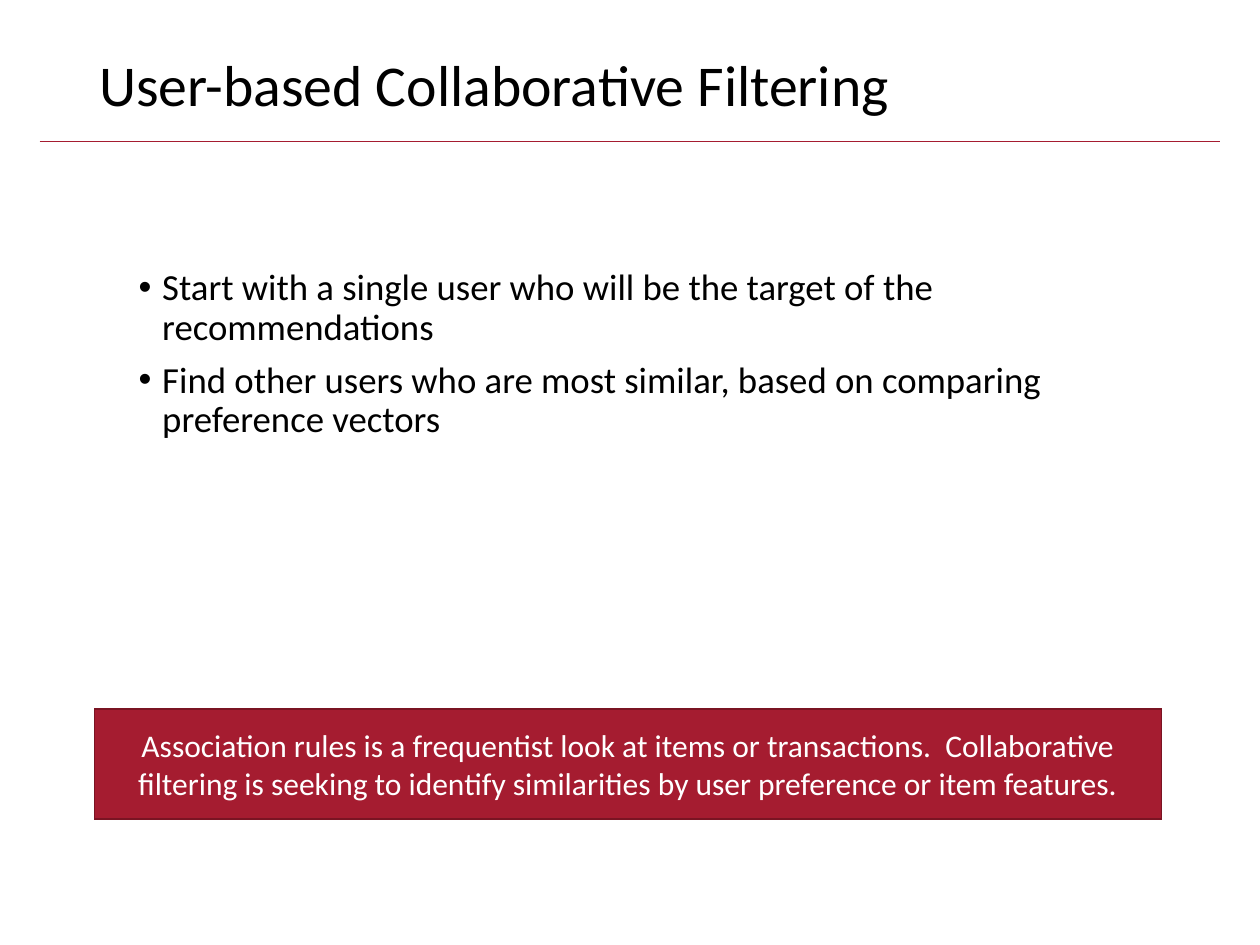
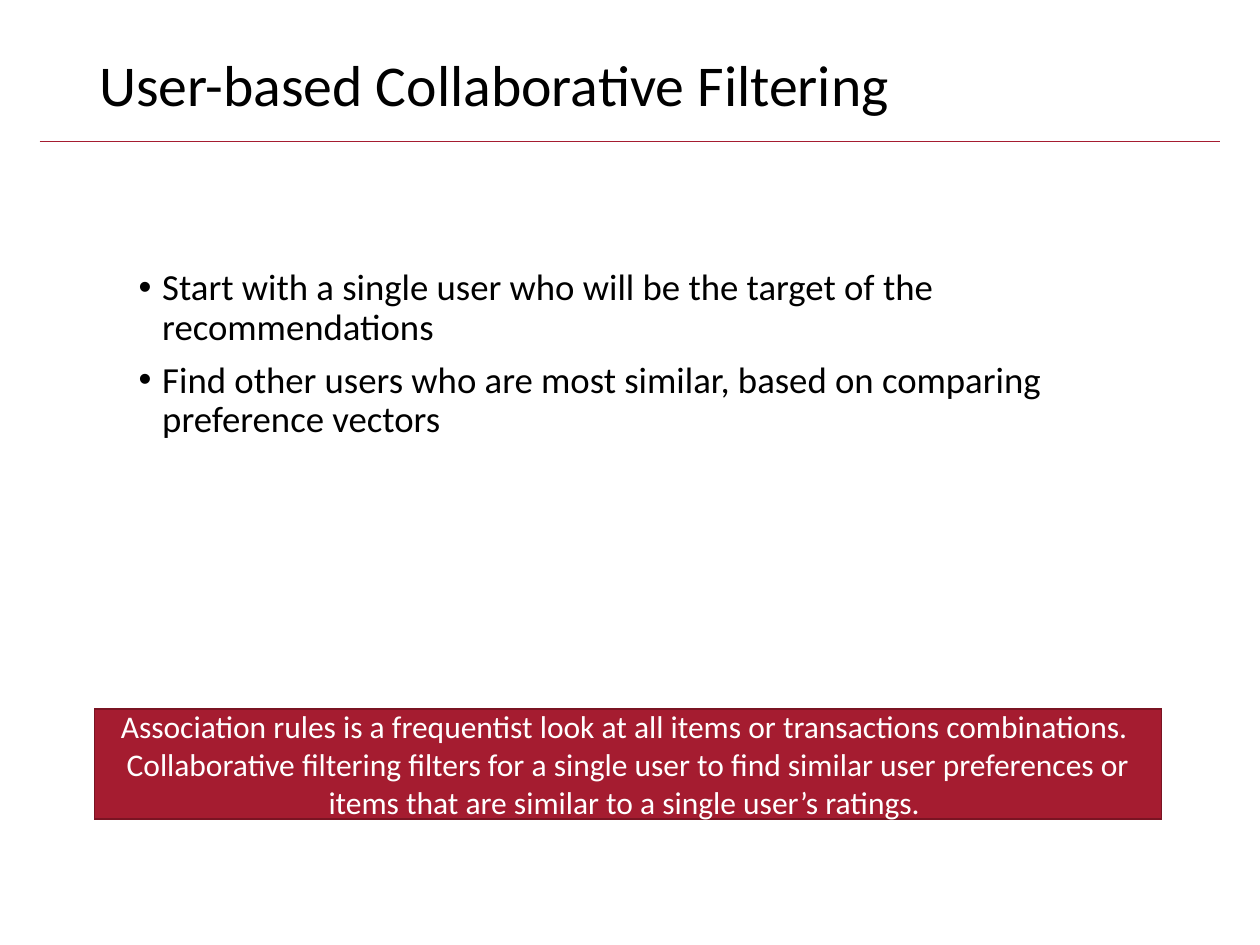
Before and after one commit to kwartler/Harvard_DataMining_Business_Student, a slide deck: slide 47 of Lessons/L_unsupervised/AssociationRules_CollaborativeFiltering.pptx (slide 50 before the commit). Drawn at 1260x945 pixels with LibreOffice and Linux fonts; fonts in the diff are those of the drawing; background and template pictures are left out. Boxes give left, top, right and bottom in pixels: in the first picture for what was removed or moved away, otherwise in the second. Text is boxed around its words. In the diff, an @@ line names an element or a change of style, - is before the commit and + after.

Commit message:
chg pptx

```diff
--- a/Lessons/L_unsupervised/AssociationRules_CollaborativeFiltering.pptx
+++ b/Lessons/L_unsupervised/AssociationRules_CollaborativeFiltering.pptx
@@ text in rectangle at (x1=121, y1=716, x2=1129, y2=821): text changed @@
-Association rules is a frequentist look at items or transactions. Collaborative filtering is seeking to identify similarities by user preference or item features.
+Association rules is a frequentist look at all items or transactions combinations. Collaborative filtering filters for a single user to find similar user preferences or items that are similar to a single user’s ratings.
```
Also in this commit, not shown: 41 other slides changed, 3 slides removed.
